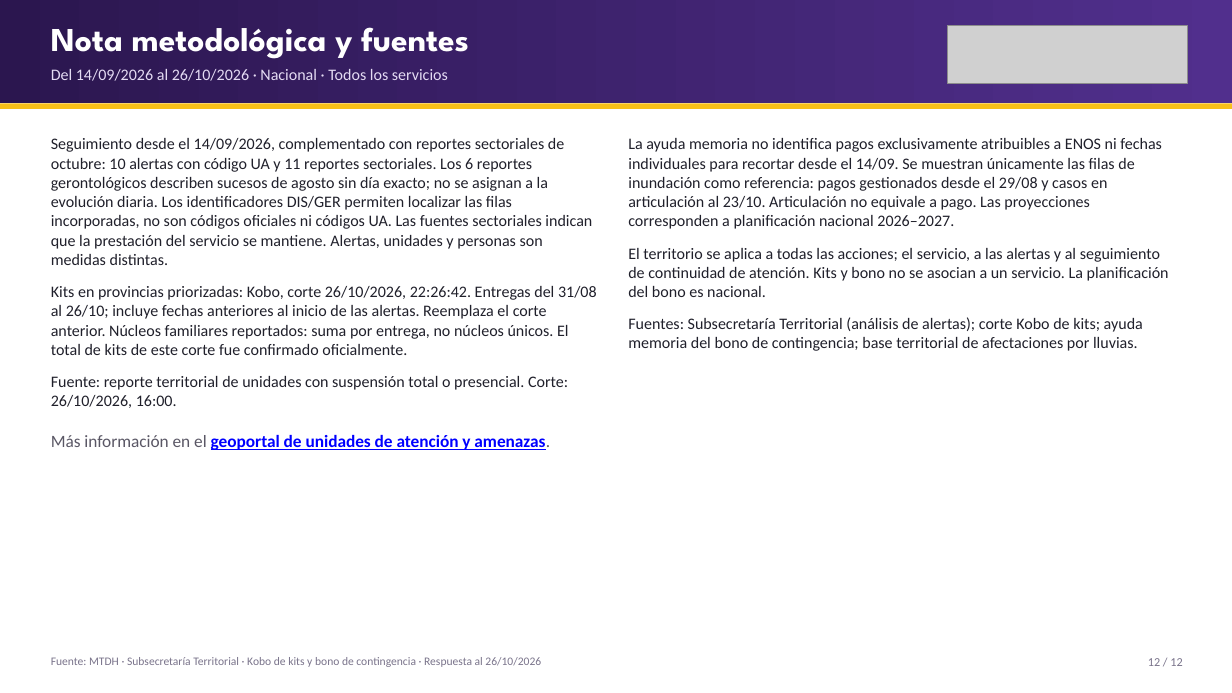
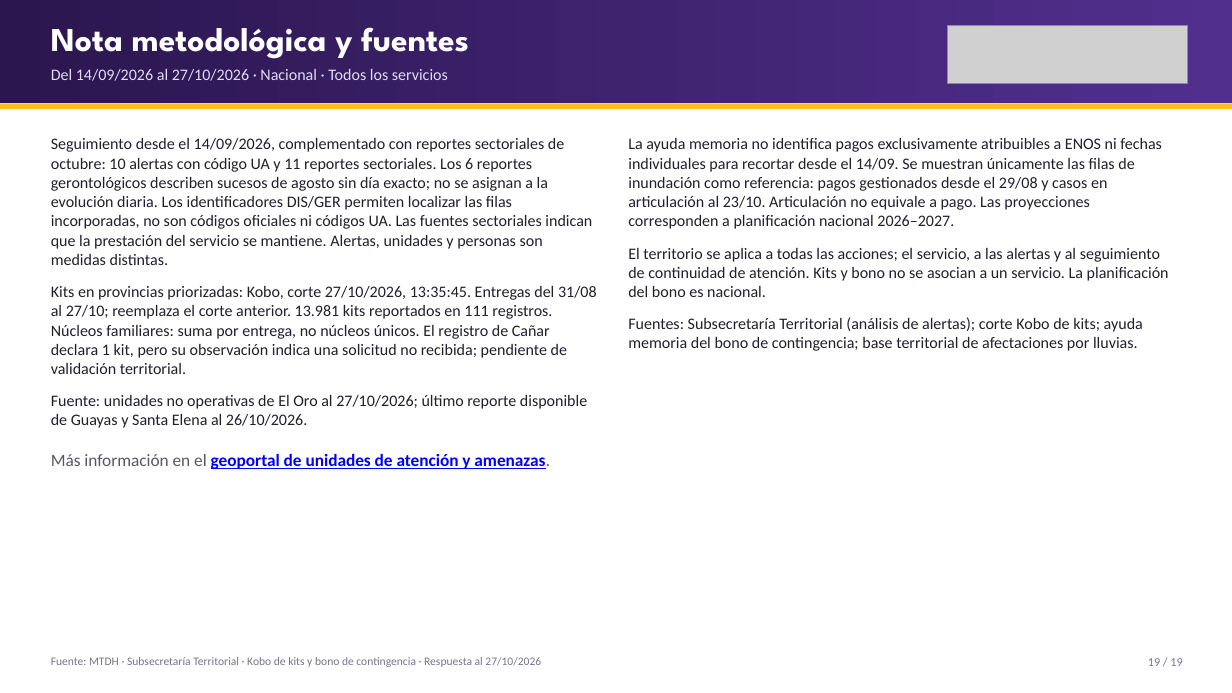
Before and after one commit to JuanAmbuludi/Sistema-Reporte-MTDH, a slide deck: slide 19 of docs/reportes/Seguimiento_ENOS_2026-10-26.pptx (slide 12 before the commit). Drawn at 1232x693 pixels with LibreOffice and Linux fonts; fonts in the diff are those of the drawing; grey boxes stand for pictures. Boxes give left, top, right and bottom in pixels: in the first picture for what was removed or moved away, otherwise in the second. Text is boxed around its words. In the diff, an @@ line names an element or a change of style, - is before the commit and + after.

Commit message:
Actualizar kits y continuidad al 27 de octubre y restituir el template Plan ENOS con evolución de alertas

```diff
--- a/docs/reportes/Seguimiento_ENOS_2026-10-26.pptx
+++ b/docs/reportes/Seguimiento_ENOS_2026-10-26.pptx
@@ text at bbox=[51, 69, 448, 81]: text changed @@
-Del 14/09/2026 al 26/10/2026 · Nacional · Todos los servicios
+Del 14/09/2026 al 27/10/2026 · Nacional · Todos los servicios
@@ text at bbox=[51, 286, 597, 428]: text changed @@
-Kits en provincias priorizadas: Kobo, corte 26/10/2026, 22:26:42. Entregas del 31/08 al 26/10; incluye fechas anteriores al inicio de las alertas. Reemplaza el corte anterior. Núcleos familiares reportados: suma por entrega, no núcleos únicos. El total de kits de este corte fue confirmado oficialmente.
-Fuente: reporte territorial de unidades con suspensión total o presencial. Corte: 26/10/2026, 16:00.
+Kits en provincias priorizadas: Kobo, corte 27/10/2026, 13:35:45. Entregas del 31/08 al 27/10; reemplaza el corte anterior. 13.981 kits reportados en 111 registros. Núcleos familiares: suma por entrega, no núcleos únicos. El registro de Cañar declara 1 kit, pero su observación indica una solicitud no recibida; pendiente de validación territorial.
+Fuente: unidades no operativas de El Oro al 27/10/2026; último reporte disponible de Guayas y Santa Elena al 26/10/2026.
@@ text at bbox=[51, 657, 541, 667]: text changed @@
-Fuente: MTDH · Subsecretaría Territorial · Kobo de kits y bono de contingencia · Respuesta al 26/10/2026
+Fuente: MTDH · Subsecretaría Territorial · Kobo de kits y bono de contingencia · Respuesta al 27/10/2026
@@ text at bbox=[1148, 658, 1182, 666]: text changed @@
-12 / 12
+19 / 19
```
Also in this commit, not shown: 11 other slides changed, 7 slides added, 15 other files.
